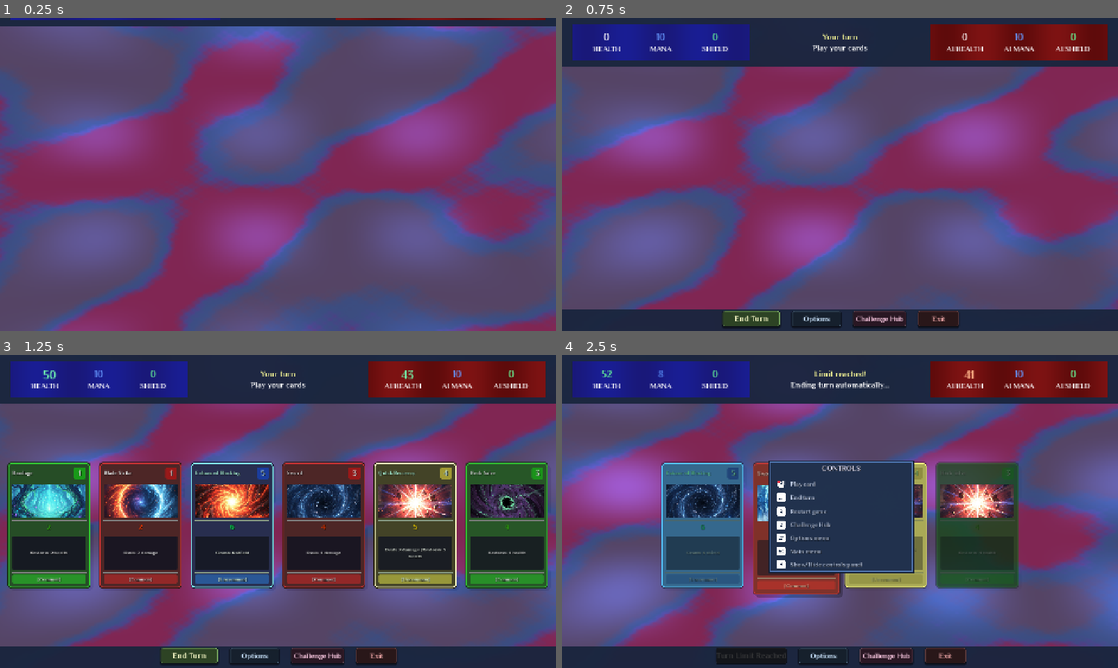
Above: before the commit, frames 1-4 (two rows, left to right).
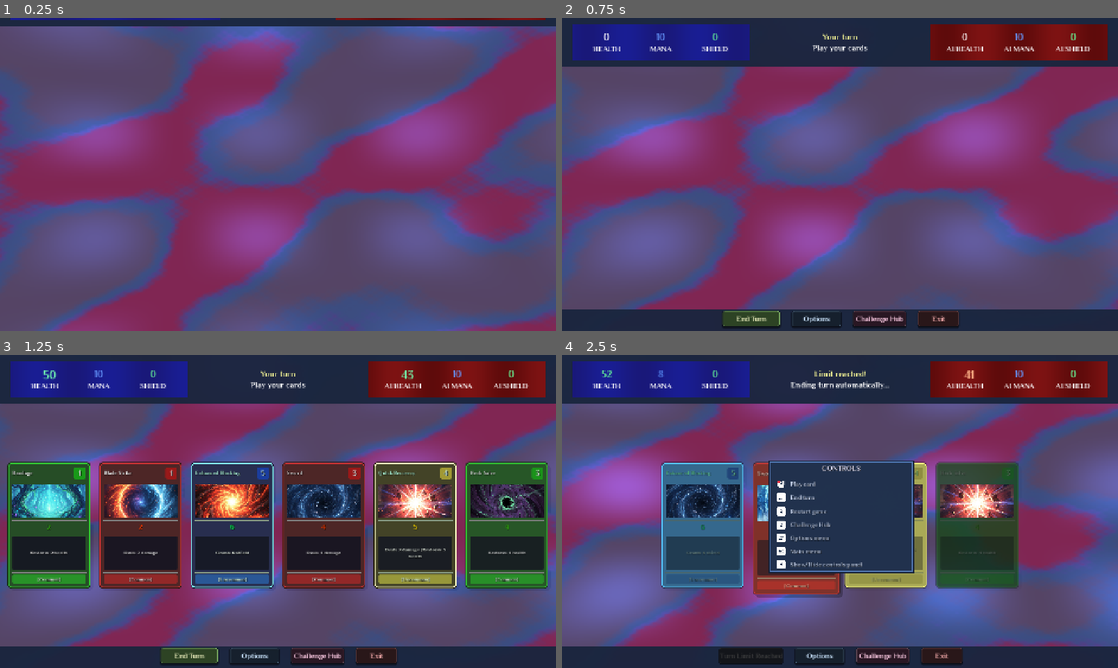
Above: after the commit, the same moments.

Repository: lextrack/Card-Vault-Keeper-Arena
Game: Godot game, scene res://scenes/Main.tscn
Two runs of this game, one before a commit and one after it. Both use one fixed random seed, a clock stepped at 60 frames per second and the inputs below. This scene is started directly instead of the project's main scene. Sound files missing from this copy of the repository are replaced by a short silence.
Inputs (mouse positions are in pixels of both pictures, inside the frame that each line leads up to):
- Up to frame 1 (0.25 s): no input
- Up to frame 2 (0.75 s): tap Enter (game_select) at 0.5 s; move the mouse to (962, 158) at 0.52 s; hold Right (ui_right) from 0.53 s (still down); hold C (ChallengeHub_access) from 0.53 s (still down); click (962, 158) at 0.67 s
- Up to frame 3 (1.25 s): keep holding Right (ui_right); keep holding C (ChallengeHub_access)
- Up to frame 4 (2.5 s): release Right (ui_right) at 1.25 s; release C (ChallengeHub_access) at 1.25 s; drag from (612, 524) to (812, 574) at 1.27 s; move the mouse to (656, 524) at 2.02 s; hold Right (ui_right) from 2.03 s (still down); hold H (game_controls) from 2.03 s (still down); click (656, 524) at 2.17 s

Frame 1 is identical in both runs. In frame 2, less than 0.1% of the frame differs, in the area x 31-38%, y 95-97%; in frame 3, less than 0.1%; in frame 4, 0.4%, in the area x 27-73%, y 93-99%.

Commit message:
Minor changes in the notificacions

Diff:
--- a/project.godot
+++ b/project.godot
@@ -11,7 +11,7 @@
 [application]
 
 config/name="Card Vault Keeper: Arena"
-config/version="1.0.1.0"
+config/version="1.0.1.1"
 run/main_scene="uid://cxw6tc65b0iwr"
 config/features=PackedStringArray("4.5", "GL Compatibility")
 boot_splash/bg_color=Color(0, 0, 0, 1)
--- a/scenes/AICardNotification.tscn
+++ b/scenes/AICardNotification.tscn
@@ -129,6 +129,3 @@
 theme_override_styles/fill = SubResource("StyleBoxFlat_progress")
 value = 100.0
 show_percentage = false
-
-[node name="ParticleEffect" type="GPUParticles2D" parent="."]
-position = Vector2(132, 2)
--- a/scenes/GameNotification.tscn
+++ b/scenes/GameNotification.tscn
@@ -132,6 +132,3 @@
 theme_override_styles/fill = SubResource("StyleBoxFlat_progress")
 value = 100.0
 show_percentage = false
-
-[node name="ParticleEffect" type="GPUParticles2D" parent="."]
-position = Vector2(129, 1)
--- a/scenes/Main.tscn
+++ b/scenes/Main.tscn
@@ -798,7 +798,7 @@
 theme_override_colors/font_pressed_color = Color(1, 0.9, 0.6, 1)
 theme_override_colors/font_hover_color = Color(1, 1, 1, 1)
 theme_override_colors/font_disabled_color = Color(0.4, 0.4, 0.4, 0.7)
-theme_override_font_sizes/font_size = 20
+theme_override_font_sizes/font_size = 18
 theme_override_styles/normal = SubResource("StyleBoxFlat_endturn_normal")
 theme_override_styles/pressed = SubResource("StyleBoxFlat_endturn_pressed")
 theme_override_styles/hover = SubResource("StyleBoxFlat_endturn_hover")
--- a/scripts/AICardNotification.gd
+++ b/scripts/AICardNotification.gd
@@ -7,7 +7,6 @@
 @onready var card_name = $Background/VBox/CardName
 @onready var card_effect = $Background/VBox/CardEffect
 @onready var card_cost = $Background/VBox/CardCost
-@onready var particle_effect = $ParticleEffect
 @onready var shadow = $Shadow
 @onready var progress_bar = $Background/ProgressBar
 
@@ -17,6 +16,9 @@
 var progress_tween: Tween
 var original_position: Vector2
 
+# Pre-cache de StyleBoxes
+var progress_styles: Dictionary = {}
+
 signal ai_notification_shown(card_name: String)
 signal ai_notification_hidden
 
@@ -26,12 +28,13 @@
 		return
 
 	_initialize_notification()
+	_precache_styles()
 
 	if not tree_exiting.is_connected(_cleanup):
 		tree_exiting.connect(_cleanup)
 
 func _validate_nodes() -> bool:
-	var base_nodes = background and border_highlight and inner_background and card_name and card_effect and card_cost and particle_effect
+	var base_nodes = background and border_highlight and inner_background and card_name and card_effect and card_cost
 	if not base_nodes:
 		return false
 
@@ -50,12 +53,36 @@
 
 	if shadow:
 		shadow.modulate.a = 0.0
+		shadow.visible = false
 
 	if progress_bar:
 		progress_bar.value = 100
 
+func _precache_styles():
+	if not progress_bar:
+		return
+
+	var card_types = ["attack", "heal", "shield", "hybrid", "default"]
+	var colors = [
+		Color(1.0, 0.3, 0.2, 0.8),   # attack
+		Color(0.3, 0.8, 0.3, 0.8),   # heal
+		Color(0.2, 0.5, 0.9, 0.8),   # shield
+		Color(0.8, 0.6, 0.2, 0.8),   # hybrid
+		Color(0.6, 0.6, 0.6, 0.8)    # default
+	]
+
+	for i in card_types.size():
+		var style = StyleBoxFlat.new()
+		style.corner_radius_top_left = 2
+		style.corner_radius_top_right = 2
+		style.corner_radius_bottom_right = 2
+		style.corner_radius_bottom_left = 2
+		style.bg_color = colors[i]
+		progress_styles[card_types[i]] = style
+
 func _cleanup():
 	_stop_all_tweens()
+	progress_styles.clear()
 
 func _stop_all_tweens():
 	if tween and tween.is_valid():
@@ -89,8 +116,7 @@
 	await _animate_entrance(card.card_type)
 
 	_start_card_glow()
-	_setup_card_particles(card)
-	_animate_progress_bar(duration)
+	_animate_progress_bar(duration, card.card_type)
 	ai_notification_shown.emit(card.card_name)
 
 	await get_tree().create_timer(duration).timeout
@@ -137,11 +163,16 @@
 
 	await tween.finished
 
-func _animate_progress_bar(duration: float):
+func _animate_progress_bar(duration: float, card_type: String):
 	if not progress_bar:
 		return
 
 	progress_bar.value = 100
+
+	# Usar StyleBox pre-cacheado
+	var type_key = card_type if card_type in progress_styles else "default"
+	progress_bar.add_theme_stylebox_override("fill", progress_styles[type_key])
+
 	progress_tween = create_tween()
 	progress_tween.tween_property(progress_bar, "value", 0, duration).set_trans(Tween.TRANS_LINEAR)
 
@@ -192,73 +223,17 @@
 	border_highlight.color = highlight_color
 	inner_background.color = inner_color
 
-	if progress_bar:
-		var style = progress_bar.get_theme_stylebox("fill")
-		if style:
-			style.bg_color = highlight_color
-
 func _start_card_glow():
 	glow_tween = create_tween()
 	glow_tween.set_loops()
 	glow_tween.tween_property(border_highlight, "modulate:a", 0.6, 1.2).set_trans(Tween.TRANS_SINE)
 	glow_tween.tween_property(border_highlight, "modulate:a", 1.0, 1.2).set_trans(Tween.TRANS_SINE)
 
-func _setup_card_particles(card: CardData):
-	if not particle_effect:
-		return
-
-	if not particle_effect.process_material:
-		var material = ParticleProcessMaterial.new()
-		particle_effect.process_material = material
-
-	var material = particle_effect.process_material as ParticleProcessMaterial
-
-	match card.card_type:
-		"attack":
-			material.color = Color(1.0, 0.3, 0.2, 0.8)
-			material.direction = Vector3(0, -1, 0)
-			material.initial_velocity_min = 30.0
-			material.initial_velocity_max = 60.0
-			material.gravity = Vector3(0, 20, 0)
-		"heal":
-			material.color = Color(0.3, 0.8, 0.3, 0.8)
-			material.direction = Vector3(0, -1, 0)
-			material.initial_velocity_min = 15.0
-			material.initial_velocity_max = 35.0
-			material.gravity = Vector3(0, 20, 0)
-		"shield":
-			material.color = Color(0.2, 0.5, 0.9, 0.8)
-			material.direction = Vector3(0, 0, 0)
-			material.initial_velocity_min = 30.0
-			material.initial_velocity_max = 50.0
-			material.gravity = Vector3(0, 20, 0)
-		"hybrid":
-			material.color = Color(0.8, 0.6, 0.2, 0.8)
-			material.direction = Vector3(0, -0.5, 0)
-			material.initial_velocity_min = 20.0
-			material.initial_velocity_max = 45.0
-			material.gravity = Vector3(0, 25, 0)
-		_:
-			material.color = Color(0.6, 0.6, 0.6, 0.8)
-			material.direction = Vector3(0, -1, 0)
-			material.initial_velocity_min = 20.0
-			material.initial_velocity_max = 40.0
-			material.gravity = Vector3(0, 30, 0)
-
-	material.scale_min = 1.0
-	material.scale_max = 2.0
-
-	particle_effect.amount = 60
-	particle_effect.lifetime = 1.5
-	particle_effect.emitting = true
-	get_tree().create_timer(0.8).timeout.connect(func(): particle_effect.emitting = false)
-
 func hide_notification():
 	if not is_showing:
 		return
 
 	_stop_all_tweens()
-	particle_effect.emitting = false
 
 	tween = create_tween()
 	tween.set_parallel(true)
--- a/scripts/GameNotification.gd
+++ b/scripts/GameNotification.gd
@@ -7,7 +7,6 @@
 @onready var notification_title = $Background/VBox/NotificationTitle
 @onready var notification_text = $Background/VBox/NotificationText
 @onready var notification_detail = $Background/VBox/NotificationDetail
-@onready var particle_effect = $ParticleEffect
 @onready var shadow = $Shadow
 @onready var progress_bar = $Background/ProgressBar
 
@@ -17,6 +16,9 @@
 var progress_tween: Tween
 var original_position: Vector2
 
+# Pre-cache de StyleBoxes
+var progress_styles: Dictionary = {}
+
 signal notification_shown(title: String)
 signal notification_hidden
 
@@ -26,9 +28,10 @@
 		return
 
 	_initialize_notification()
+	_precache_styles()
 
 func _validate_nodes() -> bool:
-	var base_nodes = background and border_highlight and inner_background and notification_title and notification_text and notification_detail and particle_effect
+	var base_nodes = background and border_highlight and inner_background and notification_title and notification_text and notification_detail
 	if not base_nodes:
 		return false
 
@@ -46,6 +49,7 @@
 
 	if shadow:
 		shadow.modulate.a = 0.0
+		shadow.visible = false
 
 	if progress_bar:
 		progress_bar.value = 100
@@ -53,8 +57,30 @@
 	if not tree_exiting.is_connected(_cleanup):
 		tree_exiting.connect(_cleanup)
 
+func _precache_styles():
+	if not progress_bar:
+		return
+
+	var types = ["damage", "victory", "defeat", "default"]
+	var colors = [
+		Color(1.0, 0.4, 0.2, 0.8),  # damage
+		Color(0.3, 0.8, 0.3, 0.8),  # victory
+		Color(0.9, 0.3, 0.3, 0.8),  # defeat
+		Color(0.3, 0.5, 0.8, 0.8)   # default
+	]
+
+	for i in types.size():
+		var style = StyleBoxFlat.new()
+		style.corner_radius_top_left = 2
+		style.corner_radius_top_right = 2
+		style.corner_radius_bottom_right = 2
+		style.corner_radius_bottom_left = 2
+		style.bg_color = colors[i]
+		progress_styles[types[i]] = style
+
 func _cleanup():
 	_stop_all_tweens()
+	progress_styles.clear()
 
 func _stop_all_tweens():
 	if tween and tween.is_valid():
@@ -81,8 +107,7 @@
 	await _animate_entrance(notification_type)
 
 	_start_subtle_pulse()
-	_setup_particles(highlight_color)
-	_animate_progress_bar(duration)
+	_animate_progress_bar(duration, notification_type)
 	notification_shown.emit(title)
 
 	await get_tree().create_timer(duration).timeout
@@ -140,11 +165,16 @@
 
 	await tween.finished
 
-func _animate_progress_bar(duration: float):
+func _animate_progress_bar(duration: float, notification_type: String):
 	if not progress_bar:
 		return
 
 	progress_bar.value = 100
+
+	# Usar StyleBox pre-cacheado
+	if notification_type in progress_styles:
+		progress_bar.add_theme_stylebox_override("fill", progress_styles[notification_type])
+
 	progress_tween = create_tween()
 	progress_tween.tween_property(progress_bar, "value", 0, duration).set_trans(Tween.TRANS_LINEAR)
 
@@ -155,45 +185,17 @@
 	border_highlight.color = highlight_color
 	inner_background.color = inner_color
 
-	if progress_bar:
-		var style = progress_bar.get_theme_stylebox("fill")
-		if style:
-			style.bg_color = highlight_color
-
 func _start_subtle_pulse():
 	pulse_tween = create_tween()
 	pulse_tween.set_loops()
 	pulse_tween.tween_property(border_highlight, "modulate:a", 0.8, 1.5).set_trans(Tween.TRANS_SINE)
 	pulse_tween.tween_property(border_highlight, "modulate:a", 1.0, 1.5).set_trans(Tween.TRANS_SINE)
 
-func _setup_particles(color: Color):
-	if not particle_effect:
-		return
-
-	if not particle_effect.process_material:
-		var material = ParticleProcessMaterial.new()
-		particle_effect.process_material = material
-
-	var material = particle_effect.process_material as ParticleProcessMaterial
-	material.direction = Vector3(0, -1, 0)
-	material.initial_velocity_min = 30.0
-	material.initial_velocity_max = 70.0
-	material.gravity = Vector3(0, 20, 0)
-	material.scale_min = 1.0
-	material.scale_max = 2.0
-	material.color = color
-
-	particle_effect.amount = 60
-	particle_effect.lifetime = 1.5
-	particle_effect.emitting = true
-	get_tree().create_timer(0.5).timeout.connect(func(): particle_effect.emitting = false)
-
 func hide_notification():
 	if not is_showing:
 		return
 
 	_stop_all_tweens()
-	particle_effect.emitting = false
 
 	tween = create_tween()
 	tween.set_parallel(true)
--- a/scripts/Main.gd
+++ b/scripts/Main.gd
@@ -402,20 +402,22 @@
 	add_child(ai_notification)
 	add_child(game_notification)
 
+	await get_tree().process_frame
+
 func cleanup_notifications():
-	if ai_notification:
+	if ai_notification and is_instance_valid(ai_notification):
 		ai_notification.force_close()
 
-	if game_notification:
+	if game_notification and is_instance_valid(game_notification):
 		game_notification.clear_all_notifications()
 
-	if controls_panel:
+	if controls_panel and is_instance_valid(controls_panel):
 		controls_panel.force_hide()
 
-	if options_menu:
+	if options_menu and is_instance_valid(options_menu):
 		options_menu.hide_options()
 
-	if bundle_celebration_system:
+	if bundle_celebration_system and is_instance_valid(bundle_celebration_system):
 		bundle_celebration_system.clear_all_celebrations()
 
 	await get_tree().process_frame
